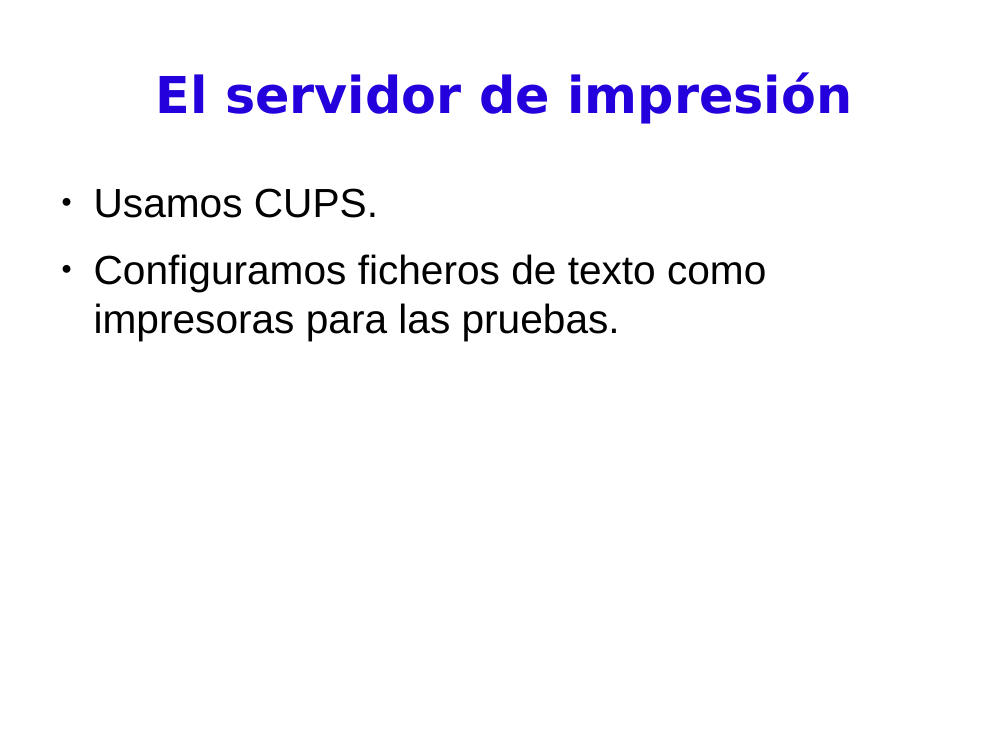
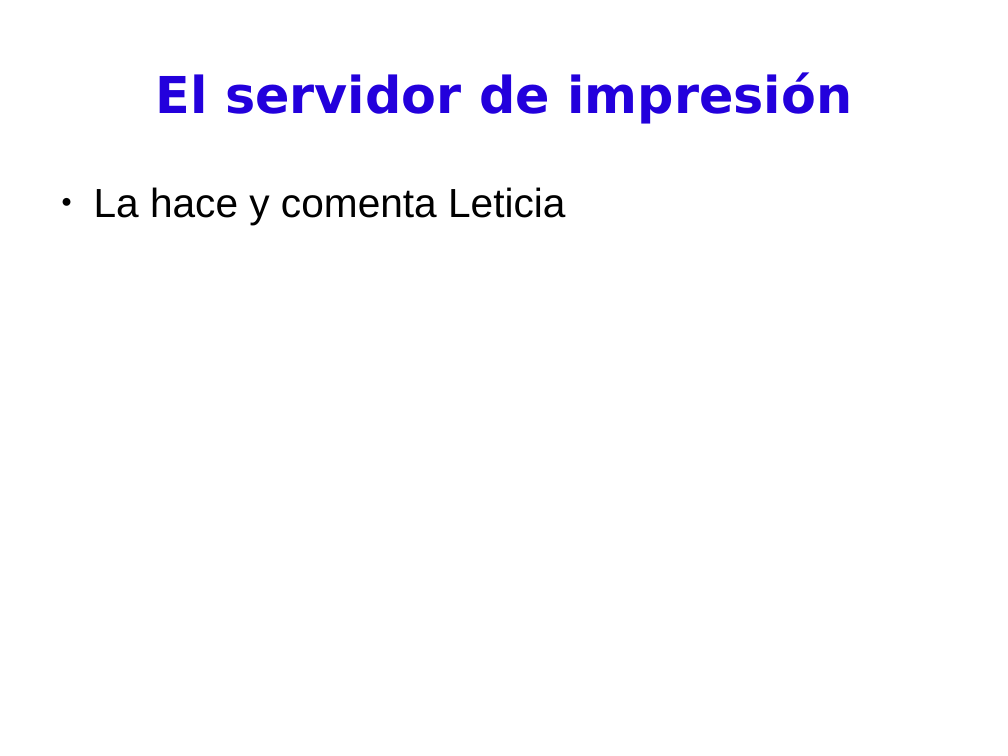
Before and after one commit to BackupTheBerlios/pdassii, a slide deck: slide 17 of Documentos/presentación.odp (slide 23 before the commit). Drawn at 1008x756 pixels with LibreOffice and Linux fonts; fonts in the diff are those of the drawing. Boxes give left, top, right and bottom in pixels: in the first picture for what was removed or moved away, otherwise in the second. Text is boxed around its words. In the diff, an @@ line names an element or a change of style, - is before the commit and + after.

```diff
--- a/Documentos/presentación.odp
+++ b/Documentos/presentación.odp
@@ text at (94, 187, 565, 225): text changed @@
-● Usamos CUPS.
-● Configuramos ficheros de texto como impresoras para las pruebas.
+● La hace y comenta Leticia
```
Also in this commit, not shown: 11 other slides changed, 3 slides added, 7 slides removed.
